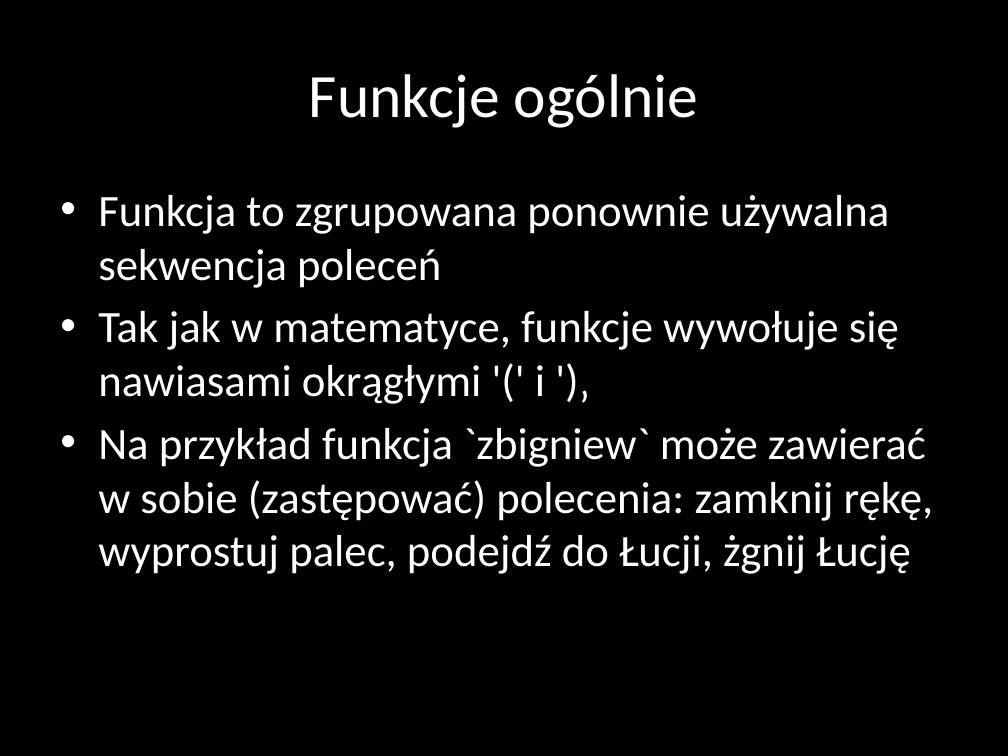
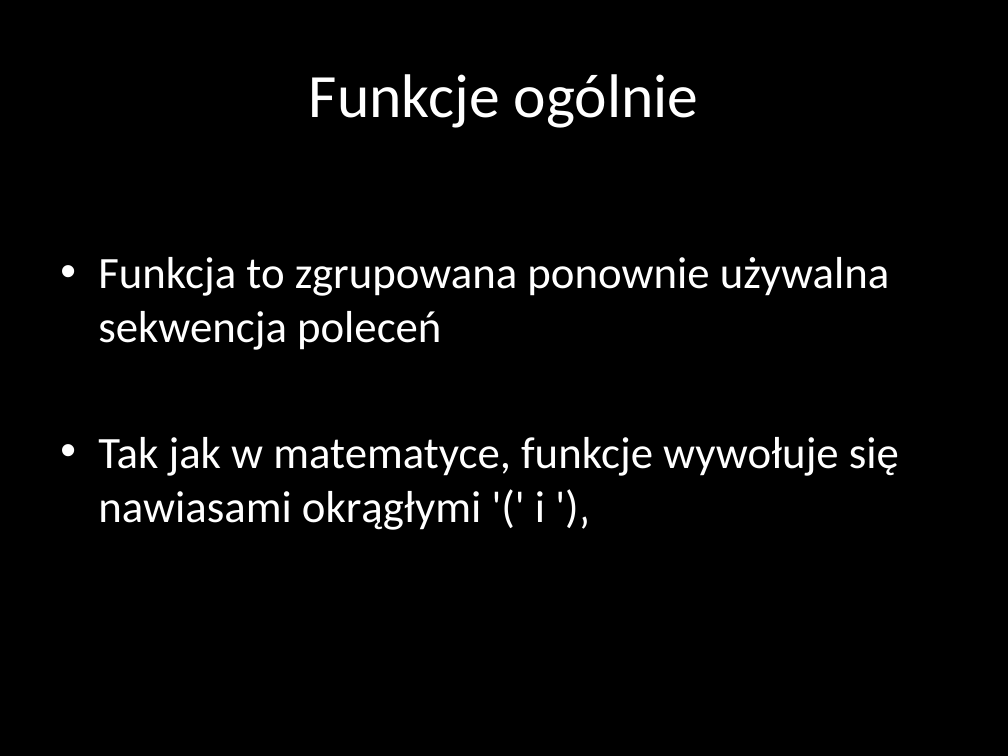
Before and after one commit to nabijaczleweli/UniwersytetDzieci-Google-2015-prezentacja, a slide deck: slide 14 of prezentacja/JavaScript.pptx. Drawn at 1008x756 pixels with LibreOffice and Linux fonts; fonts in the diff are those of the drawing. Boxes give left, top, right and bottom in pixels: in the first picture for what was removed or moved away, otherwise in the second. Text is boxed around its words. In the diff, an @@ line names an element or a change of style, - is before the commit and + after.

```diff
--- a/prezentacja/JavaScript.pptx
+++ b/prezentacja/JavaScript.pptx
@@ text at (x1=98, y1=428, x2=934, y2=574): paragraph removed @@
-• Na przykład funkcja `zbigniew` może zawierać w sobie (zastępować) polecenia: zamknij rękę, wyprostuj palec, podejdź do Łucji, żgnij Łucję
```
Also in this commit, not shown: 8 other slides changed, 1 slide added, 6 other files.
